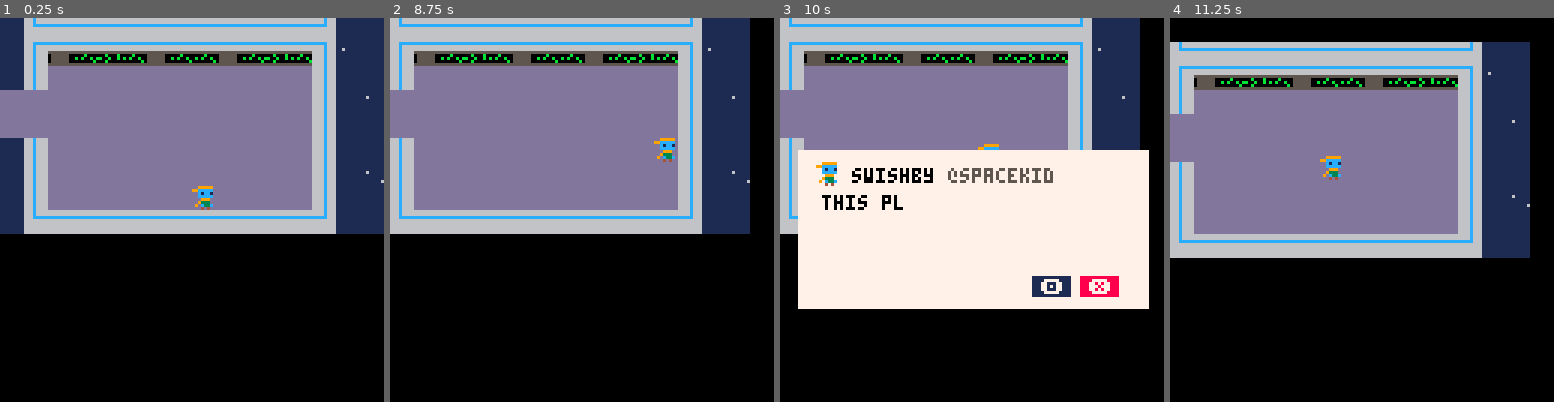
Above: before the commit, frames 1-4 (left to right).
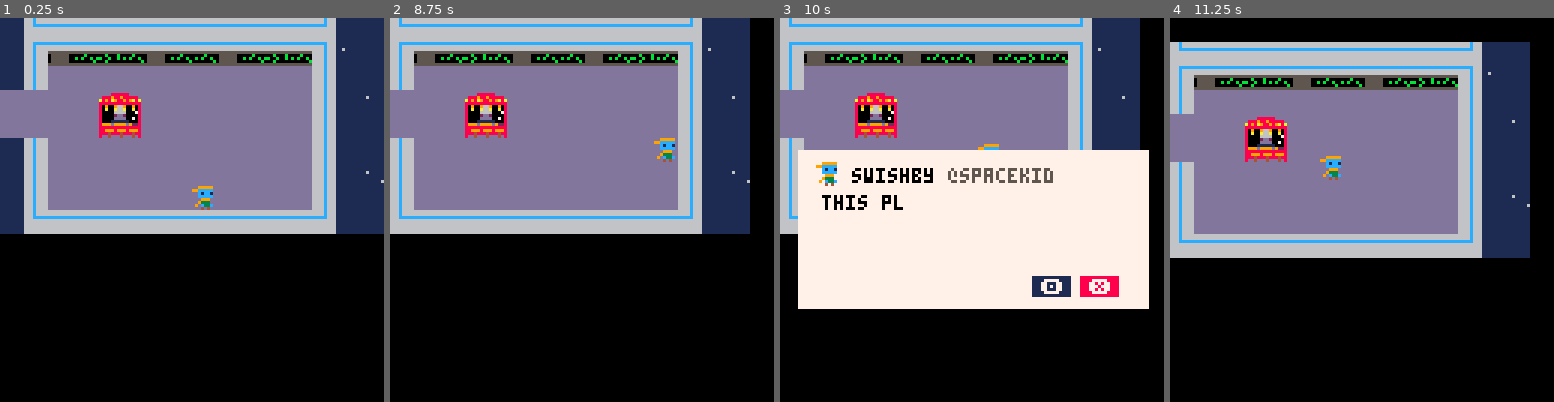
Above: after the commit, the same moments.

Repository: The-Cunning-Folk/verified
Game: PICO-8 cartridge verified.p8
The game is run twice, just before and just after one commit, with the same random seed, the same clock (stepped at 60 frames per second) and the same inputs.
Inputs:
- Up to frame 1 (0.25 s): no input
- Up to frame 2 (8.75 s): tap O (Z key) at 0.33, 0.7, 1.43, 2.22, 3.1, 3.98, 4.87, 5.75, 6.63, 7.52, 8.4 s; tap X (X key) at 1.07, 2.07, 2.4, 2.73, 3.07, 3.4, 3.73, 4.07, 4.4, 4.73, 5.07, 5.4, 5.73, 6.07, 6.4, 6.73, 7.07, 7.4, 7.73, 8.07, 8.4, 8.73 s; hold Left 1.97-2.37 s; hold Down 2.42-2.82 s; hold Right 2.87-3.53 s; hold Up 3.58-4.08 s; hold Right 4.13-4.53 s; hold Down 4.58-5.08 s; hold Left 5.13-5.8 s; hold Up 5.85-6.18 s; hold Left 6.23-6.63 s; hold Down 6.68-7.08 s; hold Right 7.13-7.8 s; hold Up 7.85-8.35 s; hold Right from 8.4 s (still down)
- Up to frame 3 (10 s): release Right at 8.8 s; hold Down 8.85-9.35 s; tap X (X key) at 9.07, 9.4, 9.73 s; tap O (Z key) at 9.28 s; hold Left from 9.4 s (still down)
- Up to frame 4 (11.25 s): release Left at 10.07 s; tap X (X key) every 0.33 s from 10.07 to 11.07 s; hold Up 10.12-10.45 s; tap O (Z key) at 10.17, 11.05 s; hold Left 10.5-10.9 s; hold Down from 10.95 s (still down)

The runs differ from the first frame. In frame 1, 1.1% of the frame differs, in the area x 25-37%, y 19-32%; in frame 2, 1.1%; in frame 3, 1.1%; in frame 4, 1.1%.

Commit message:
homeless and bard

Diff:
--- a/verified.p8
+++ b/verified.p8
@@ -474,14 +474,14 @@
 
 
 __gff__
-0000000000000000000000000000000000000000000000000000000000000000000000000000000000000000000000000000000000000000000000000000000000010101010000000101010100000000000101010100000000000000000000000000000000000000000000000000000000000000000000000000000000000000
+0001030303000303030303030303000000000000000001010100000000000000000000000000030303030000000000000000000000000000000000000000000000010101010000000101010100000000000101010100000000000000000000000000000000000000000000000000000000000000000000000000000000000000
 0000000000000000000000000000000000000000000000000000000000000000000000000000000000000000000000000000000000000000000000000000000000000000000000000000000000000000000000000000000000000000000000000000000000000000000000000000000000000000000000000000000000000000
 __map__
 474b42424242424242424242424a474700000000000000000000000000000000000000000000000000000000000000000000000000000000000000000000000000000000000000000000000000000000000000000000000000000000000000000000000000000000000000000000000000000000000000000000000000000000
 4748545352535453535453525349454700000000000000000000000000000000000000000000000000000000000000000000000000000000000000000000000000000000000000000000000000000000000000000000000000000000000000000000000000000000000000000000000000000000000000000000000000000000
 4743404040404040404040404044474700000000000000000000000000000000000000000000000000000000000000000000000000000000000000000000000000000000000000000000000000000000000000000000000000000000000000000000000000000000000000000000000000000000000000000000000000000000
-4040404040404040404040404044474500000000000000000000000000000000000000000000000000000000000000000000000000000000000000000000000000000000000000000000000000000000000000000000000000000000000000000000000000000000000000000000000000000000000000000000000000000000
-4040404040404040404040404044474700000000000000000000000000000000000000000000000000000000000000000000000000000000000000000000000000000000000000000000000000000000000000000000000000000000000000000000000000000000000000000000000000000000000000000000000000000000
+4040404016174040404040404044474500000000000000000000000000000000000000000000000000000000000000000000000000000000000000000000000000000000000000000000000000000000000000000000000000000000000000000000000000000000000000000000000000000000000000000000000000000000
+4040404026274040404040404044474700000000000000000000000000000000000000000000000000000000000000000000000000000000000000000000000000000000000000000000000000000000000000000000000000000000000000000000000000000000000000000000000000000000000000000000000000000000
 4743404040404040404040404044474700000000000000000000000000000000000000000000000000000000000000000000000000000000000000000000000000000000000000000000000000000000000000000000000000000000000000000000000000000000000000000000000000000000000000000000000000000000
 4743404040404040404040404044474600000000000000000000000000000000000000000000000000000000000000000000000000000000000000000000000000000000000000000000000000000000000000000000000000000000000000000000000000000000000000000000000000000000000000000000000000000000
 4743404040404040404040404044474700000000000000000000000000000000000000000000000000000000000000000000000000000000000000000000000000000000000000000000000000000000000000000000000000000000000000000000000000000000000000000000000000000000000000000000000000000000
Not shown, changed: 24 lines of the sprite sheet (__gfx__) section of verified.p8
